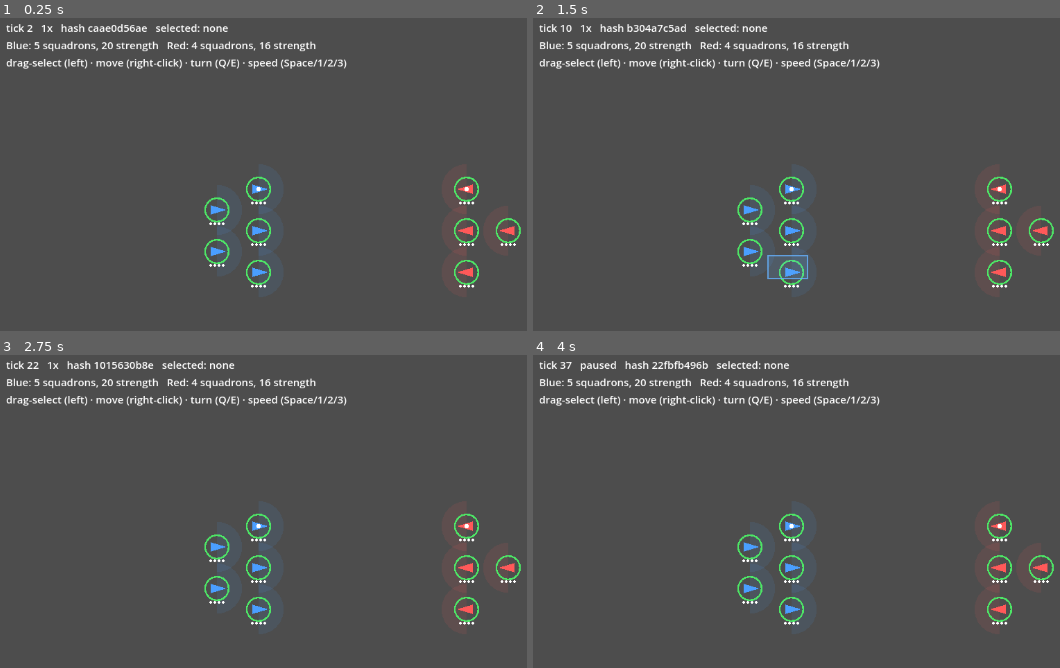
Above: before the commit, frames 1-4 (two rows, left to right).
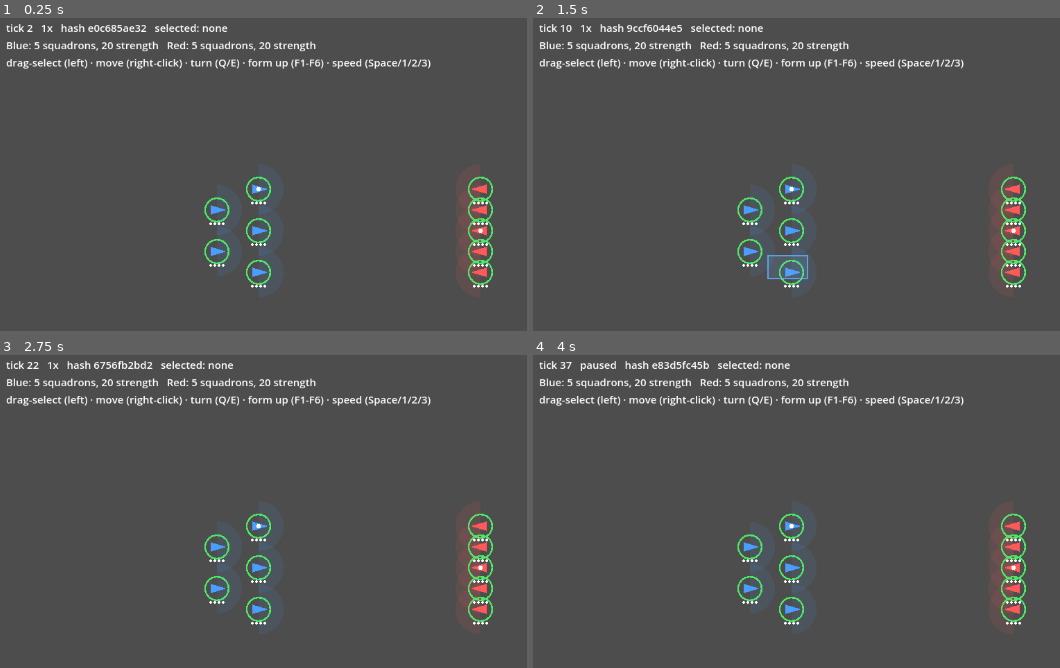
Above: after the commit, the same moments.

Repository: tharak/Battleships
Game: Godot game, scene res://main.tscn
Two runs of this game, one before a commit and one after it. Both use one fixed random seed, a clock stepped at 60 frames per second and the inputs below.
Inputs (mouse positions are in pixels of both pictures, inside the frame that each line leads up to):
- Up to frame 1 (0.25 s): no input
- Up to frame 2 (1.5 s): tap Enter at 0.5 s; move the mouse to (outside the picture) at 0.52 s; tap Q at 0.6 s; click (outside the picture) at 0.67 s; tap Space at 0.77, 1.25 s; drag from (770, 255) to (886, 324) at 1.27 s
- Up to frame 3 (2.75 s): move the mouse to (474, 470) at 2.02 s; tap 1 at 2.1 s; click (474, 470) at 2.17 s
- Up to frame 4 (4 s): tap Enter at 2.75 s; drag from (886, 661) to (685, 502) at 2.77 s; move the mouse to (outside the picture) at 3.52 s; tap 3 at 3.6 s; click (outside the picture) at 3.67 s; tap Space at 3.77 s

The runs differ from the first frame. In frame 1, 2.6% of the frame differs, in the area x 16-99%, y 1-87%; in frame 2, 2.6%, in the area x 17-99%, y 1-87%; in frame 3, 2.6%; in frame 4, 2.6%.

Commit message:
Six fleet formations + reforming (#6)
Formations are "only setups: positions and facings" (GDD §5.4), and #4
already gives squadrons everything needed to reach a position and hold
a facing — so this needs no new simulation mechanic, just smart order
generation on top of the existing order_move. Extended order_move with
an optional arrival "face" (commands.gd/sim.gd): a squadron keeps
turning to face it once it reaches the target, which is exactly what a
formation slot needs (arrive AND point the right way). "Reforming
takes time and drops cohesion" therefore falls straight out of travel
time and #4's existing turn-cohesion cost — no dedicated timer/penalty
mechanic to build or tune.

New sim/formations.gd: pure shape generators for Spindle, Wide Line,
Echelon, Crescent, Sphere, Column, parametrized by squadron count N —
not transcribed from the Phase 0 paper prototype's fixed 5/9/12 hex
tables (which don't fit a continuous-plane, arbitrary-fleet-size
engine anyway), but re-derived from the same qualitative geometry
(deep wedge / broad rank / staggered diagonal / concave bow / defensive
ring / travel file). Every shape protects its command slot near its
own centroid rather than an exposed edge, matching the paper
prototype's placement (e.g. spindle's flagship sits at the diamond's
center, not its tip).

main.gd: F1-F6 draw the current selection up into a formation —
circular-mean facing from the selection's current headings, flagship
claims the formation's own protected slot first, remaining squadrons
get a greedy nearest-slot assignment so a reform doesn't send everyone
crossing through each other. Demo scene: the enemy now spawns already
drawn up in a Wide Line (motionless, no battle AI yet — issue #10) —
the Phase 0 playtest's headline matchup (spindle vs. wide line) is one
F1 press away.

Two new suites: test_formations.gd (shape correctness — right slot
count, no overlaps, spindle has exactly one tip, sphere faces
outward, line is flat and centered — plus one integration check that
a formation order actually converges) and test_main_scene.gd, which
instantiates the real main.tscn and calls its actual _apply_formation
directly rather than re-implementing the same logic in the test — the
Q/E bug from issue #4 only showed up in the real input-adjacent code
path, so from here on formation/input-facing changes get exercised
against the genuine scene method, not a hand-rebuilt copy of it.

Co-Authored-By: Claude Sonnet 5 <noreply@anthropic.com>

Diff:
--- a/game/main.gd
+++ b/game/main.gd
@@ -2,7 +2,8 @@
 ## Interactive proving ground for the battle-layer systems landing in Phase 1
 ## (GDD §5): movement & facing (#4), beam combat (#5, GDD §5.3/§5.5) — squadrons fire
 ## automatically at the nearest enemy in range and their own front arc, no manual
-## targeting; position is the whole game. This scene never mutates Sim state
+## targeting; position is the whole game — and formations (#6, GDD §5.4): draw the
+## selection up into one of six named shapes. This scene never mutates Sim state
 ## directly — every order becomes a Command appended to `_stream`, timestamped at the
 ## sim's current tick, exactly like a recorded replay (GDD §11: "no direct UI-to-sim
 ## pokes"). Combat itself needs no player order at all; it's a pure consequence of
@@ -12,6 +13,8 @@
 ##   left click / drag   select your squadrons (blue, side 0)
 ##   right click         move selection to the clicked point (keeps relative spacing)
 ##   Q / E               turn selection left / right; tap to nudge, hold to keep turning
+##   F1-F6               form the selection up: Spindle / Line / Echelon / Crescent /
+##                        Sphere / Column (GDD §5.4)
 ##   Space               pause / resume
 ##   1 / 2 / 3           set speed to 1x / 2x / 4x
 ##
@@ -31,6 +34,11 @@
 const PLAYER_SIDE := 0
 const BEAM_COLOR := {"front": Color(1, 0.85, 0.3, 0.8), "flank": Color(1, 0.55, 0.15, 0.85),
 	"rear": Color(1, 0.2, 0.2, 0.9)}
+const SLOT_SPACING := 30.0  # plane units between adjacent formation slots
+const FORMATION_KEYS := {
+	KEY_F1: "spindle", KEY_F2: "line", KEY_F3: "echelon",
+	KEY_F4: "crescent", KEY_F5: "sphere", KEY_F6: "column",
+}
 
 var _sim: Sim
 var _stream: CommandStream
@@ -65,9 +73,11 @@
 	_update_label()
 
 
+## The Phase 0 paper prototype's headline matchup (spindle vs. wide line — see
+## docs/prototypes/battle-rules.md §10.c) as the default demo: the enemy spawns
+## already drawn up in a Wide Line, motionless (no battle AI yet — issue #10). Press
+## F1 to draw your own squadrons into a Spindle and go pierce it.
 func _spawn_scene() -> void:
-	# Just beyond Combat.RANGE (220) apart: nothing happens at spawn, closing the gap
-	# (or swinging wide for a flank) is a real choice, not an automatic clash.
 	var player_positions := [
 		Vector2(380, 260), Vector2(380, 320), Vector2(380, 380),
 		Vector2(320, 290), Vector2(320, 350),
@@ -77,13 +87,17 @@
 			"id": "B%d" % (i + 1), "side": 0, "pos": Commands.pos_to_array(player_positions[i]),
 			"facing": 0.0, "strength": 4, "flag": i == 0,
 		}))
-	var enemy_positions := [
-		Vector2(680, 260), Vector2(680, 320), Vector2(680, 380), Vector2(740, 320),
-	]
-	for i in range(enemy_positions.size()):
+
+	var enemy_anchor := Vector2(700, 320)
+	var enemy_facing := 180.0
+	var line := Formations.generate("line", player_positions.size())
+	var slots: Array = line["slots"]
+	for i in range(slots.size()):
+		var s: Dictionary = slots[i]
+		var pos: Vector2 = enemy_anchor + Vector2(s["fwd"], s["lat"]).rotated(deg_to_rad(enemy_facing)) * SLOT_SPACING
 		_stream.record(Commands.make(0, "spawn", {
-			"id": "R%d" % (i + 1), "side": 1, "pos": Commands.pos_to_array(enemy_positions[i]),
-			"facing": 180.0, "strength": 4, "flag": i == 0,
+			"id": "R%d" % (i + 1), "side": 1, "pos": Commands.pos_to_array(pos),
+			"facing": enemy_facing, "strength": 4, "flag": i == line["flag"],
 		}))
 
 
@@ -125,6 +139,9 @@
 			# and which only ever reports pressed=true — release isn't echoed either
 			# way). A held key here just means "still down since the last transition".
 			_set_turn_held(key, event.pressed)
+		elif key in FORMATION_KEYS:
+			if event.pressed and not event.echo:
+				_apply_formation(FORMATION_KEYS[key])
 		elif event.pressed and not event.echo:
 			match key:
 				KEY_SPACE:
@@ -198,6 +215,73 @@
 		}))
 
 
+## Draw the selection up into a named formation (issue #6, GDD §5.4). This is pure
+## order generation on top of the existing order_move+face — see
+## sim/formations.gd's docstring for why "reforming takes time and drops cohesion"
+## needs no dedicated mechanic: it's just travel time and the existing turn-cohesion
+## cost, applied to squadrons headed for a formation slot instead of a bare point.
+func _apply_formation(name: String) -> void:
+	var live := _selected.filter(func(id): return _sim.state.squadrons.has(id))
+	if live.is_empty():
+		return
+	var anchor := Vector2.ZERO
+	var facing_sum := Vector2.ZERO  # circular mean: average unit vectors, not degrees
+	for id in live:
+		var sq: Dictionary = _sim.state.squadrons[id]
+		anchor += sq["pos"]
+		facing_sum += Vector2.RIGHT.rotated(deg_to_rad(sq["facing"]))
+	anchor /= live.size()
+	var facing := rad_to_deg(facing_sum.angle())
+
+	var formation := Formations.generate(name, live.size())
+	var slots: Array = formation["slots"]
+	var flag_slot: int = formation["flag"]
+
+	var order: Array[String] = []
+	var flag_id := ""
+	for id in live:
+		if _sim.state.squadrons[id]["flag"]:
+			flag_id = id
+		else:
+			order.append(id)
+	if flag_id != "":
+		order.push_front(flag_id)  # the fleet's flagship claims the formation's own flag slot first
+
+	var remaining_slots: Array[int] = []
+	for i in range(slots.size()):
+		remaining_slots.append(i)
+	if flag_id != "":
+		remaining_slots.erase(flag_slot)
+
+	var assignment := {}  # squadron id -> slot index
+	if flag_id != "":
+		assignment[flag_id] = flag_slot
+	for id in order:
+		if id == flag_id:
+			continue
+		var pos: Vector2 = _sim.state.squadrons[id]["pos"]
+		var best_i := 0
+		var best_d := INF
+		for i in range(remaining_slots.size()):
+			var slot_idx: int = remaining_slots[i]
+			var s: Dictionary = slots[slot_idx]
+			var world := anchor + Vector2(s["fwd"], s["lat"]).rotated(deg_to_rad(facing)) * SLOT_SPACING
+			var d := pos.distance_squared_to(world)
+			if d < best_d:
+				best_d = d
+				best_i = i
+		assignment[id] = remaining_slots[best_i]
+		remaining_slots.remove_at(best_i)
+
+	for id in live:
+		var s: Dictionary = slots[assignment[id]]
+		var world := anchor + Vector2(s["fwd"], s["lat"]).rotated(deg_to_rad(facing)) * SLOT_SPACING
+		var slot_face: float = facing + s["face_offset"] if s["face_offset"] != null else facing
+		_stream.record(Commands.make(_sim.state.tick, "order_move", {
+			"id": id, "target": Commands.pos_to_array(world), "face": slot_face,
+		}))
+
+
 ## Q/E are tracked as held state, not discrete key events: this is what makes holding
 ## work at all (a match on "pressed and not echo" only ever fires once per press) and
 ## makes tap vs. hold naturally exclusive (a tap is just a hold that releases before
@@ -254,7 +338,7 @@
 			red_n += 1; red_str += sq["strength"]
 	_label.text = ("tick %d   %s   hash %s   selected: %s\n" +
 		"Blue: %d squadrons, %d strength   Red: %d squadrons, %d strength\n" +
-		"drag-select (left) · move (right-click) · turn (Q/E) · speed (Space/1/2/3)") % [
+		"drag-select (left) · move (right-click) · turn (Q/E) · form up (F1-F6) · speed (Space/1/2/3)") % [
 		_sim.state.tick, speed_txt, _sim.state.state_hash().left(10),
 		(", ".join(_selected) if not _selected.is_empty() else "none"),
 		blue_n, blue_str, red_n, red_str,
--- a/game/sim/battle_state.gd
+++ b/game/sim/battle_state.gd
@@ -6,9 +6,11 @@
 ##
 ## Squadron fields (GDD §5.1-5.2, continuous 2D plane, not the Phase 0 hex grid):
 ##   id: String, side: int, pos: Vector2, facing: float (deg), desired_facing: float,
-##   target: Vector2 or null (move order; null = holding), cohesion: float (0-100),
-##   strength: int, flag: bool, dmg_accum: float (fractional damage since the last
-##   whole point of strength was lost — GDD §5.3's "losses are always legible")
+##   target: Vector2 or null (move order; null = holding), arrive_facing: float or
+##   null (facing to turn to once `target` is reached — see commands.gd's order_move
+##   "face" field, used by formation orders), cohesion: float (0-100), strength: int,
+##   flag: bool, dmg_accum: float (fractional damage since the last whole point of
+##   strength was lost — GDD §5.3's "losses are always legible")
 ##
 ## Deliberate scope call: positions/angles are plain floats, not fixed-point. Bit-exact
 ## cross-machine determinism (needed for lockstep netcode) depends on sin/cos/atan2
@@ -47,6 +49,7 @@
 			"facing": sq["facing"],
 			"desired_facing": sq["desired_facing"],
 			"target": target_field,
+			"arrive_facing": sq["arrive_facing"],
 			"cohesion": sq["cohesion"],
 			"strength": sq["strength"],
 			"flag": sq["flag"],
--- a/game/sim/commands.gd
+++ b/game/sim/commands.gd
@@ -8,7 +8,10 @@
 ##
 ## Kinds:
 ##   "spawn"      a: {id, side, pos: [x,y], facing (deg), strength, flag}
-##   order_move   a: {id, target: [x,y]}   -- squadron turns toward and walks to target
+##   order_move   a: {id, target: [x,y], face (deg, optional)} -- turns toward and
+##                walks to target; if "face" is given, keeps turning to face it after
+##                arrival (formation orders use this to land on a slot pointed the
+##                right way — see sim/formations.gd)
 ##   order_face   a: {id, facing (deg)}    -- squadron turns to face in place, holds
 
 const KINDS := ["spawn", "order_move", "order_face"]
--- /dev/null
+++ b/game/sim/formations.gd
@@ -0,0 +1,146 @@
+extends RefCounted
+class_name Formations
+## Fleet formations (issue #6, GDD §5.4): Spindle, Wide Line, Echelon, Crescent,
+## Sphere, Column. Pure shape generators, not simulation state or a new command kind
+## — GDD §5.4 formations are "only setups: positions and facings", and #4 already
+## gives squadrons everything needed to reach a position and hold a facing. Applying
+## a formation is just smart order generation on top of the existing order_move
+## (with its optional arrival `face`, see commands.gd/sim.gd), which is also why
+## "reforming takes time and drops cohesion" needs no new mechanic: it already falls
+## out of travel time and the existing turn-cohesion cost (GDD §5.2, issue #4).
+##
+## Unlike the Phase 0 paper/HTML prototypes' fixed 5/9/12-squadron hex tables, these
+## generators take any squadron count N — this is a continuous-plane engine with no
+## fixed roster sizes, so the shapes are re-derived from the SAME qualitative
+## geometry (deep wedge / broad rank / staggered diagonal / concave arc / defensive
+## ring / travel file) rather than transcribed coordinate tables that don't fit this
+## coordinate system anyway.
+##
+## A slot is {"fwd": float, "lat": float, "face_offset": float or null}. "fwd" is
+## distance toward the formation's forward direction (the tip of a wedge has the
+## largest fwd); "lat" is lateral offset, positive to one side. "face_offset", when
+## set, means the slot's facing is measured from the formation's OWN forward axis
+## rather than inherited unchanged — Sphere is the only shape that uses this, since
+## its units face radially outward rather than all facing the same way.
+##
+## Returns {"slots": Array[Dictionary], "flag": int}. `flag` is whichever slot sits
+## closest to the shape's own centroid — every one of these formations protects its
+## command unit near the center of the formation's own bulk, not out on an exposed
+## edge, matching the paper prototype's placement (e.g. spindle's flagship sits at
+## the diamond's center, not its tip).
+
+const NAMES := ["spindle", "line", "echelon", "crescent", "sphere", "column"]
+
+const SPACING := 1.0        # unit spacing between adjacent slots, before caller scaling
+const ECHELON_CLAMP := 6.0  # cap the diagonal's depth so wide echelons don't get absurdly long
+const CRESCENT_BOW := 3.0   # how far the wings are pulled forward relative to the center
+const SPHERE_RADIUS := 2.2
+
+
+static func generate(name: String, n: int) -> Dictionary:
+	assert(n >= 1, "formation needs at least 1 squadron")
+	var slots: Array[Dictionary]
+	match name:
+		"spindle":
+			slots = _spindle(n)
+		"line":
+			slots = _line(n)
+		"echelon":
+			slots = _echelon(n)
+		"crescent":
+			slots = _crescent(n)
+		"sphere":
+			slots = _sphere(n)
+		"column":
+			slots = _column(n)
+		_:
+			assert(false, "unknown formation: %s" % name)
+	return {"slots": slots, "flag": _pick_flag_slot(slots)}
+
+
+static func _pick_flag_slot(slots: Array[Dictionary]) -> int:
+	var cx := 0.0
+	var cy := 0.0
+	for s in slots:
+		cx += s["fwd"]; cy += s["lat"]
+	cx /= slots.size(); cy /= slots.size()
+	var best := 0
+	var best_d := INF
+	for i in range(slots.size()):
+		var d: float = Vector2(slots[i]["fwd"] - cx, slots[i]["lat"] - cy).length_squared()
+		if d < best_d:
+			best_d = d
+			best = i
+	return best
+
+
+static func _line(n: int) -> Array[Dictionary]:
+	var slots: Array[Dictionary] = []
+	for i in range(n):
+		slots.append({"fwd": 0.0, "lat": (i - (n - 1) / 2.0) * SPACING, "face_offset": null})
+	return slots
+
+
+## Deep, narrow wedge: a single-unit tip at the front, each row back one wider —
+## "the breakthrough formation" (GDD §5.4). Front-loaded protection falls out of
+## _pick_flag_slot rather than being hardcoded to a particular row.
+static func _spindle(n: int) -> Array[Dictionary]:
+	var slots: Array[Dictionary] = []
+	var row := 0
+	var placed := 0
+	while placed < n:
+		var row_size := row + 1
+		var take: int = min(row_size, n - placed)
+		for i in range(take):
+			var lat: float = (i - (row_size - 1) / 2.0) * SPACING
+			slots.append({"fwd": -row * SPACING, "lat": lat, "face_offset": null})
+		placed += take
+		row += 1
+	return slots
+
+
+## Staggered diagonal — "the refused flank" (GDD §5.4): each unit further to one side
+## sits further back, deflecting a head-on punch into a flank trade.
+static func _echelon(n: int) -> Array[Dictionary]:
+	var slots: Array[Dictionary] = []
+	for i in range(n):
+		var lat: float = (i - (n - 1) / 2.0) * SPACING
+		var fwd: float = clampf(-lat, -ECHELON_CLAMP, ECHELON_CLAMP)
+		slots.append({"fwd": fwd, "lat": lat, "face_offset": null})
+	return slots
+
+
+## Concave arc, wings advanced and angled inward — wraps a wedge and rakes its
+## flanks, at the cost of a thin center (GDD §5.4).
+static func _crescent(n: int) -> Array[Dictionary]:
+	var slots: Array[Dictionary] = []
+	var max_lat: float = maxf(1.0, (n - 1) / 2.0 * SPACING)
+	for i in range(n):
+		var lat: float = (i - (n - 1) / 2.0) * SPACING
+		var fwd: float = CRESCENT_BOW * pow(absf(lat) / max_lat, 2.0)
+		slots.append({"fwd": fwd, "lat": lat, "face_offset": null})
+	return slots
+
+
+## All-round defensive ring: one unit at the protected center, the rest spaced
+## evenly around it facing outward — no flank to find (GDD §5.4).
+static func _sphere(n: int) -> Array[Dictionary]:
+	var slots: Array[Dictionary] = [{"fwd": 0.0, "lat": 0.0, "face_offset": null}]
+	var ring := n - 1
+	for i in range(ring):
+		var ang := TAU * i / ring
+		slots.append({
+			"fwd": cos(ang) * SPHERE_RADIUS * SPACING,
+			"lat": sin(ang) * SPHERE_RADIUS * SPACING,
+			"face_offset": rad_to_deg(ang),
+		})
+	return slots
+
+
+## Single file, travel order — fast and terrible in combat (GDD §5.4): every unit
+## trails the one ahead of it.
+static func _column(n: int) -> Array[Dictionary]:
+	var slots: Array[Dictionary] = []
+	for i in range(n):
+		slots.append({"fwd": -i * SPACING, "lat": 0.0, "face_offset": null})
+	return slots
--- a/game/sim/sim.gd
+++ b/game/sim/sim.gd
@@ -63,12 +63,18 @@
 				"strength": int(a["strength"]),
 				"flag": bool(a["flag"]),
 				"target": null,
+				"arrive_facing": null,
 				"cohesion": 100.0,
 				"dmg_accum": 0.0,
 			}
 		"order_move":
 			if state.squadrons.has(a["id"]):
-				state.squadrons[a["id"]]["target"] = Commands.array_to_pos(a["target"])
+				var sq: Dictionary = state.squadrons[a["id"]]
+				sq["target"] = Commands.array_to_pos(a["target"])
+				# Always overwrite (never leave a stale facing goal from an earlier
+				# order): absent "face" means "arrive and hold whatever heading
+				# travel left you with", same as before this field existed.
+				sq["arrive_facing"] = Geometry.normalize_angle(float(a["face"])) if a.has("face") else null
 		"order_face":
 			if state.squadrons.has(a["id"]):
 				var sq: Dictionary = state.squadrons[a["id"]]
@@ -104,6 +110,8 @@
 		if dist <= ARRIVE_EPS:
 			sq["pos"] = target
 			sq["target"] = null
+			if sq["arrive_facing"] != null:
+				sq["desired_facing"] = sq["arrive_facing"]
 			continue
 
 		if Geometry.rel_angle(sq["facing"], sq["pos"], target) <= FACE_TOLERANCE:
--- /dev/null
+++ b/game/tests/test_formations.gd
@@ -0,0 +1,153 @@
+extends SceneTree
+## Headless tests for formation shape generation (issue #6, GDD §5.4). Run:
+##   godot --headless --path game --script res://tests/test_formations.gd
+##
+## Pure shape-generator tests (no Sim needed — see sim/formations.gd's docstring for
+## why formations don't need any new simulation mechanic) plus one integration test
+## confirming a formation order actually lands squadrons on their slots via the
+## existing order_move/order_face machinery.
+
+const TOL := 0.01
+
+var _failures := 0
+
+
+func _init() -> void:
+	print("test_formations — Godot ", Engine.get_version_info()["string"])
+
+	for name in Formations.NAMES:
+		for n in [1, 2, 5, 9, 12]:
+			_test_shape_sane(name, n)
+	_test_spindle_is_a_wedge()
+	_test_echelon_staggers()
+	_test_sphere_faces_outward()
+	_test_line_is_flat_and_centered()
+	_test_formation_order_lands_squadrons()
+
+	if _failures == 0:
+		print("ALL PASS")
+		quit(0)
+	else:
+		print("%d assertion(s) FAILED" % _failures)
+		quit(1)
+
+
+func _check(cond: bool, label: String) -> void:
+	if cond:
+		print("  ok: ", label)
+	else:
+		_failures += 1
+		print("  FAIL: ", label)
+
+
+## Properties every formation, at every size, must have: right slot count, a valid
+## flag index, and no two squadrons assigned the exact same point (an overlap would
+## mean two squadrons trying to occupy one spot).
+func _test_shape_sane(name: String, n: int) -> void:
+	var f := Formations.generate(name, n)
+	var slots: Array = f["slots"]
+	_check(slots.size() == n, "%s@%d: generates exactly %d slots" % [name, n, n])
+	_check(f["flag"] >= 0 and f["flag"] < n, "%s@%d: flag index is in range" % [name, n])
+	var seen: Array[Vector2] = []
+	var dup := false
+	for s in slots:
+		var p := Vector2(s["fwd"], s["lat"])
+		for q in seen:
+			if p.distance_to(q) < 0.001:
+				dup = true
+		seen.append(p)
+	_check(not dup, "%s@%d: no two slots land on the same point" % [name, n])
+
+
+func _test_spindle_is_a_wedge() -> void:
+	var f := Formations.generate("spindle", 9)
+	var slots: Array = f["slots"]
+	var max_fwd := -INF
+	for s in slots:
+		max_fwd = maxf(max_fwd, s["fwd"])
+	var tip_count := 0
+	for s in slots:
+		if s["fwd"] >= max_fwd - TOL:
+			tip_count += 1
+	_check(tip_count == 1, "spindle: exactly one squadron holds the forwardmost tip")
+
+
+func _test_echelon_staggers() -> void:
+	var f := Formations.generate("echelon", 9)
+	var slots: Array = f["slots"]
+	# Every slot should differ in both fwd and lat from its neighbors — that's the
+	# "staggered diagonal" (a pure line formation would have fwd constant at 0).
+	var all_same_fwd := true
+	var first_fwd: float = slots[0]["fwd"]
+	for s in slots:
+		if absf(s["fwd"] - first_fwd) > TOL:
+			all_same_fwd = false
+	_check(not all_same_fwd, "echelon: fwd varies across the line (it's diagonal, not flat)")
+
+
+func _test_sphere_faces_outward() -> void:
+	var f := Formations.generate("sphere", 9)
+	var slots: Array = f["slots"]
+	_check(slots[0]["fwd"] == 0.0 and slots[0]["lat"] == 0.0,
+		"sphere: the first slot is the protected center")
+	_check(slots[0]["face_offset"] == null,
+		"sphere: the center slot has no forced facing")
+	var all_ring_have_offset := true
+	for i in range(1, slots.size()):
+		if slots[i]["face_offset"] == null:
+			all_ring_have_offset = false
+	_check(all_ring_have_offset, "sphere: every ring slot specifies an outward face_offset")
+	# The ring unit's face_offset should point AWAY from center, i.e. same direction
+	# as its own (fwd, lat) offset from the center.
+	var s: Dictionary = slots[1]
+	var pos_angle := rad_to_deg(atan2(s["lat"], s["fwd"]))
+	_check(absf(Geometry.normalize_angle(s["face_offset"] - pos_angle)) <= TOL,
+		"sphere: a ring slot's face_offset matches its own radial direction")
+
+
+func _test_line_is_flat_and_centered() -> void:
+	var f := Formations.generate("line", 9)
+	var slots: Array = f["slots"]
+	for s in slots:
+		_check(s["fwd"] == 0.0, "line: every slot has fwd=0 (a single flat rank)")
+	var sum_lat := 0.0
+	for s in slots:
+		sum_lat += s["lat"]
+	_check(absf(sum_lat) <= TOL, "line: slots are laterally centered on 0")
+
+
+## Integration: applying a formation is just order_move(+face) per squadron — this
+## confirms that pipeline actually converges squadrons onto their assigned slots.
+func _test_formation_order_lands_squadrons() -> void:
+	var stream := CommandStream.new()
+	var ids := ["A", "B", "C"]
+	for i in range(ids.size()):
+		stream.record(Commands.make(0, "spawn", {
+			"id": ids[i], "side": 0, "pos": [i * 30.0, 0.0], "facing": 0.0,
+			"strength": 4, "flag": i == 0,
+		}))
+	var f := Formations.generate("line", 3)
+	var slots: Array = f["slots"]
+	var anchor := Vector2(200, 200)
+	var formation_facing := 90.0  # face "south" once assembled
+	for i in range(ids.size()):
+		var s: Dictionary = slots[i]
+		var world := anchor + Vector2(s["fwd"], s["lat"]).rotated(deg_to_rad(formation_facing))
+		stream.record(Commands.make(1, "order_move", {
+			"id": ids[i], "target": Commands.pos_to_array(world), "face": formation_facing,
+		}))
+	var sim := Sim.new(1)
+	for t in range(2000):
+		sim.step(stream)
+		var settled := true
+		for id in ids:
+			var sq: Dictionary = sim.state.squadrons[id]
+			if sq["target"] != null or absf(Geometry.normalize_angle(sq["facing"] - formation_facing)) > TOL:
+				settled = false
+		if settled:
+			break
+	for id in ids:
+		_check(sim.state.squadrons[id]["target"] == null,
+			"formation order: %s arrives (target cleared)" % id)
+		_check(absf(sim.state.squadrons[id]["facing"] - formation_facing) <= TOL,
+			"formation order: %s ends up facing the formation's forward direction" % id)
--- /dev/null
+++ b/game/tests/test_main_scene.gd
@@ -0,0 +1,75 @@
+extends SceneTree
+## Headless test that instantiates the real main.tscn and calls its actual methods
+## directly (not a hand-reimplementation of the same logic) — the Q/E turn-direction
+## bug from issue #4 slipped past every other test because it only showed up in the
+## real scene's input-adjacent code. This is the same idea applied to _apply_formation
+## (issue #6): exercise main.gd itself, not a copy of what it's supposed to do.
+##
+##   godot --headless --path game --script res://tests/test_main_scene.gd
+
+var _failures := 0
+
+
+func _init() -> void:
+	print("test_main_scene — Godot ", Engine.get_version_info()["string"])
+	_test_apply_formation_moves_the_real_scene()
+
+	if _failures == 0:
+		print("ALL PASS")
+		quit(0)
+	else:
+		print("%d assertion(s) FAILED" % _failures)
+		quit(1)
+
+
+func _check(cond: bool, label: String) -> void:
+	if cond:
+		print("  ok: ", label)
+	else:
+		_failures += 1
+		print("  FAIL: ", label)
+
+
+func _test_apply_formation_moves_the_real_scene() -> void:
+	var scene: PackedScene = load("res://main.tscn")
+	var main := scene.instantiate()
+	get_root().add_child(main)  # triggers _ready(); call it again to be certain — it's
+	main._ready()               # idempotent (fully resets _stream/_sim each time)
+	main._sim.step(main._stream)  # apply the tick-0 spawn commands _ready() only *recorded*
+
+	var blue_ids: Array[String] = []
+	for id in main._sim.state.squadrons.keys():
+		if main._sim.state.squadrons[id]["side"] == main.PLAYER_SIDE:
+			blue_ids.append(id)
+	_check(blue_ids.size() >= 3, "scene spawns at least 3 blue squadrons by default")
+
+	var before := {}
+	for id in blue_ids:
+		before[id] = main._sim.state.squadrons[id]["pos"]
+
+	main._selected = blue_ids
+	main._apply_formation("spindle")
+
+	# Run the sim forward (mirroring _process's tick loop). Deliberately don't break
+	# as soon as everyone arrives: arrival sets desired_facing but turning toward it
+	# only starts the *next* tick (test_formations.gd hit this same timing trap), so
+	# just run the whole budget — cheap, and guarantees facing has settled too.
+	for t in range(3000):
+		main._sim.step(main._stream)
+
+	var moved := false
+	for id in blue_ids:
+		if (main._sim.state.squadrons[id]["pos"] as Vector2).distance_to(before[id]) > 1.0:
+			moved = true
+	_check(moved, "_apply_formation issued real orders that moved the selected squadrons")
+
+	var facings: Array[float] = []
+	for id in blue_ids:
+		facings.append(main._sim.state.squadrons[id]["facing"])
+	var all_same_facing := true
+	for fa in facings:
+		if absf(Geometry.normalize_angle(fa - facings[0])) > 0.5:
+			all_same_facing = false
+	_check(all_same_facing, "spindle formation: every non-sphere slot ends up facing the same way")
+
+	main.free()
Not shown, added: game/sim/formations.gd.uid
Not shown, added: game/tests/test_formations.gd.uid
Not shown, added: game/tests/test_main_scene.gd.uid
Not shown, changed: game/tests/fixtures/replay.hash
